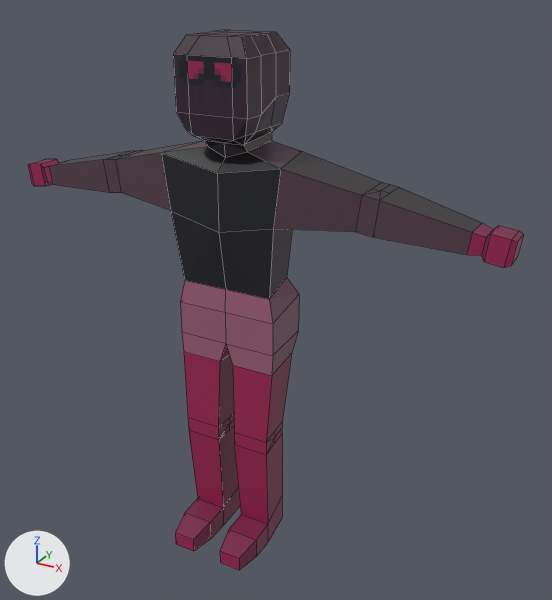
Two versions of the Blender file assets/models/Agent.blend, one commit apart.
Both versions are drawn from a 50 mm camera at (0.73, -1.15, 1.136) aimed at (0.073, 0.044, 0.539). The axes (+X, +Y, +Z) are drawn at lower left. The lights are the same throughout. Mesh edges are drawn as thin lines.
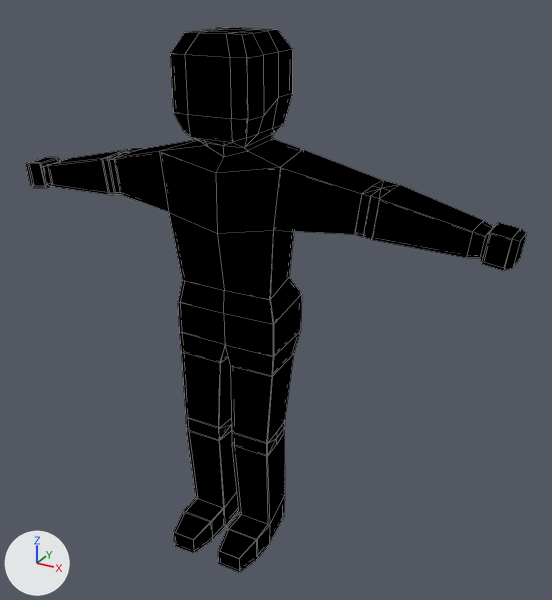
Changed parts and their boxes [x1, y1, x2, y2] in the pictures (552 x 600 px; the box of a moved part takes in the faces that stretch with it):
```json
{"object": "Mesh", "change": "surface changed, reshaped, modifiers changed", "before": [28, 30, 524, 570], "after": [25, 27, 527, 573], "on screen": "red to black"}
{"part": 1, "of": "me_cube", "change": "moved or reshaped", "before": [103, 150, 399, 237], "after": [101, 148, 400, 240]}
{"part": 2, "of": "me_cube", "change": "surface changed", "before": [28, 30, 524, 570], "after": [25, 27, 527, 573], "on screen": "red to black"}
```

Edits to the scene script, one JSON object a line:
```json
{"op": "add", "block": "img_betteragentuvs_png", "code": ["img_betteragentuvs_png = load_image('BetterAgentUVs.png', 'BetterAgentUVs.png', 256, 256, 'sRGB')"]}
{"op": "set", "path": "mat_material.texture", "old": "img_agentuvs_png", "new": "img_betteragentuvs_png"}
{"op": "add", "block": "mat_solidifyoutline", "code": ["mat_solidifyoutline = emission_material('SolidifyOutline')", "mat_solidifyoutline.base_color = (0.0, 0.0, 0.0)  # black #000000"]}
{"block": "me_cube", "where": "# used by ob_mesh; location = (0.0, 0.0, 0.0)"}
{"op": "remove", "block": "me_cube", "code": "me_cube.from_pydata(...)  # 237 vertices, 246 faces; spans x -0.517..0.517, y -0.122..0.103, z -0.001..1.028"}
{"op": "add", "block": "me_cube", "code": "me_cube.from_pydata(...)  # 237 vertices, 254 faces; spans x -0.517..0.517, y -0.122..0.103, z -0.001..1.028"}
{"block": "me_cube", "change": "me_cube part 1"}
{"block": "me_cube", "change": "4 vertices are removed from x -0.276..0.276, y 0.09, z 0.718..0.784"}
{"block": "me_cube", "change": "18 faces are deleted"}
{"block": "me_cube", "change": "4 vertices are added at (0.276, -0.001, 0.784), (0.268, -0.001, 0.718), (-0.276, -0.001, 0.784), (-0.268, -0.001, 0.718)"}
{"block": "me_cube", "change": "26 new faces join them"}
{"block": "me_cube", "change": "me_cube part 2: 224 kept faces spanning x -0.517..0.517, y -0.122..0.103, z -0.001..1.028 get new texture (UV) coordinates"}
{"op": "add", "block": "me_cube", "code": "me_cube.materials.append(mat_solidifyoutline)  # black #000000"}
{"op": "add", "block": "ob_mesh", "code": "_m = ob_mesh.modifiers.new('Solidify', 'SOLIDIFY')"}
{"op": "add", "block": "ob_mesh", "code": "_m.thickness = -0.005"}
{"op": "add", "block": "ob_mesh", "code": "_m.material_offset = 1"}
{"op": "add", "block": "ob_mesh", "code": "_m.use_rim = False"}
{"op": "add", "block": "ob_mesh", "code": "_m.use_flip_normals = True"}
```
